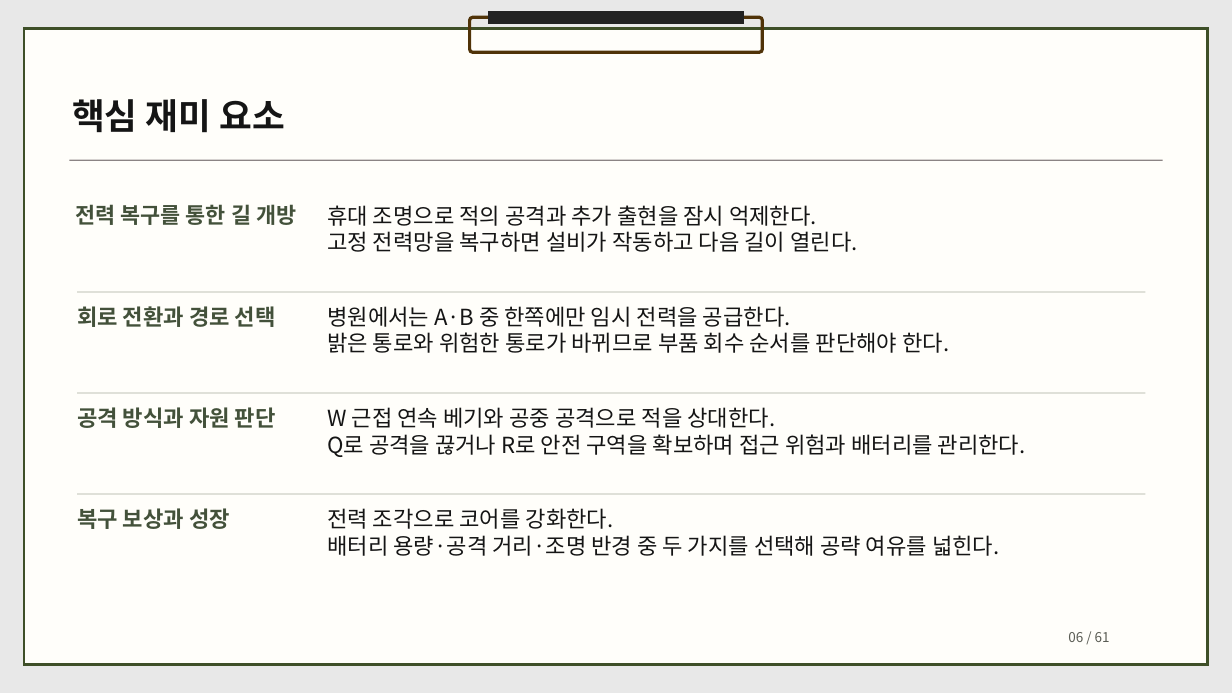
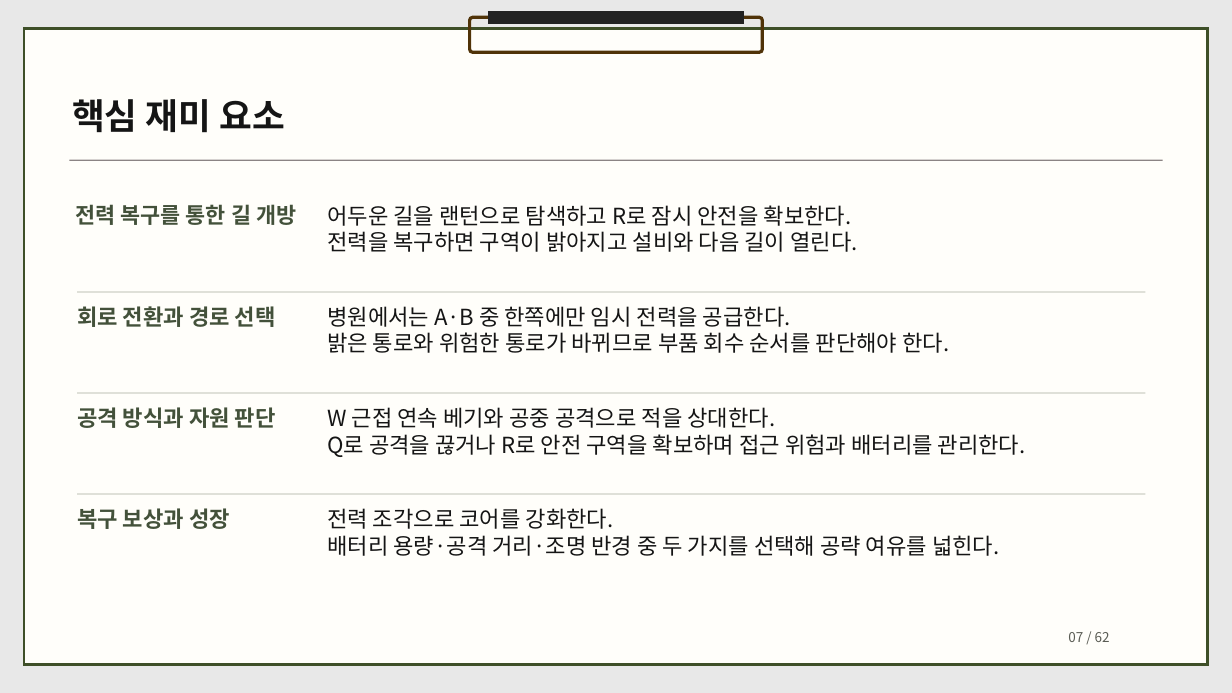
Before and after one commit to dbguswh/2Dgame_project, a slide deck: slide 7 of 2D게임프로그래밍 기획서.pptx (slide 6 before the commit). Drawn at 1232x693 pixels with LibreOffice and Linux fonts; fonts in the diff are those of the drawing. Boxes give left, top, right and bottom in pixels: in the first picture for what was removed or moved away, otherwise in the second. Text is boxed around its words. In the diff, an @@ line names an element or a change of style, - is before the commit and + after.

Commit message:
기획서에 어둠·랜턴·R·영구 점등 페이지와 관련 개발 계획 반영

```diff
--- a/2D게임프로그래밍 기획서.pptx
+++ b/2D게임프로그래밍 기획서.pptx
@@ text at box(327, 205, 858, 252): text changed @@
-휴대 조명으로 적의 공격과 추가 출현을 잠시 억제한다.
-고정 전력망을 복구하면 설비가 작동하고 다음 길이 열린다.
+어두운 길을 랜턴으로 탐색하고 R로 잠시 안전을 확보한다.
+전력을 복구하면 구역이 밝아지고 설비와 다음 길이 열린다.
@@ text at box(1068, 632, 1110, 642): text changed @@
-06 / 61
+07 / 62
```
Also in this commit, not shown: 59 other slides changed, 1 slide added.
